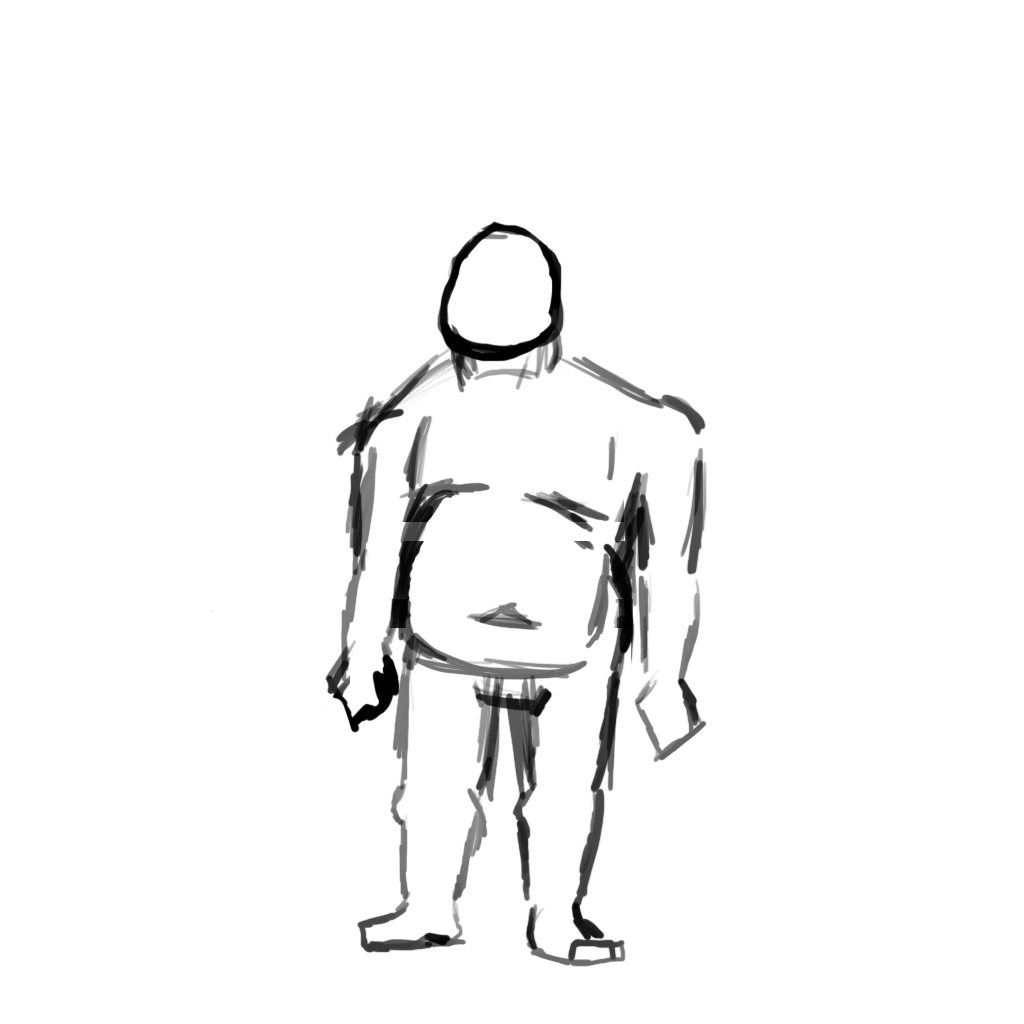
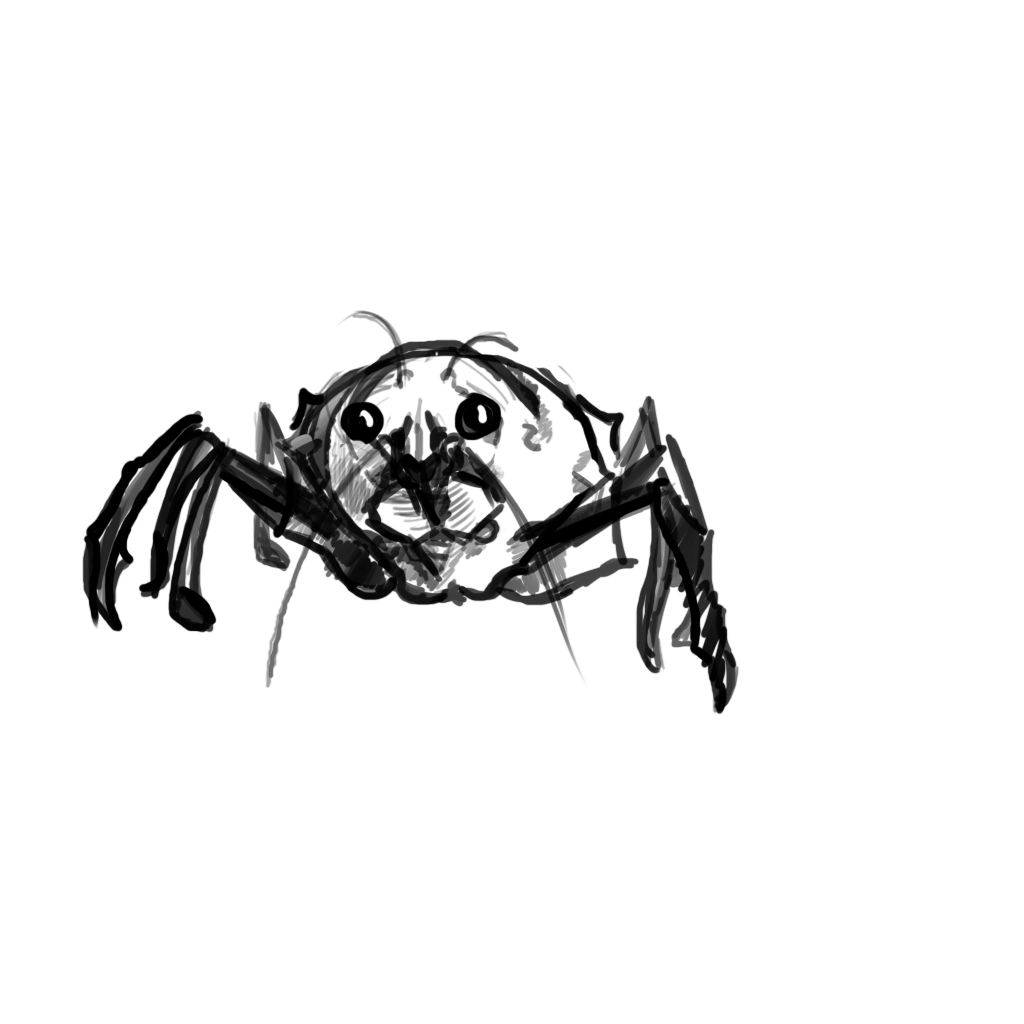
Revision of a layered 1024 × 1024 image; what changed, layer by layer:
added group "ьщтыеук" with 3 layers above "hopnik" over left=82, top=309, right=740, bottom=799
added layer "Слой 3" in group "ьщтыеук" over left=82, top=309, right=740, bottom=715
hid "bomj", painted on it over left=209, top=221, right=708, bottom=967
